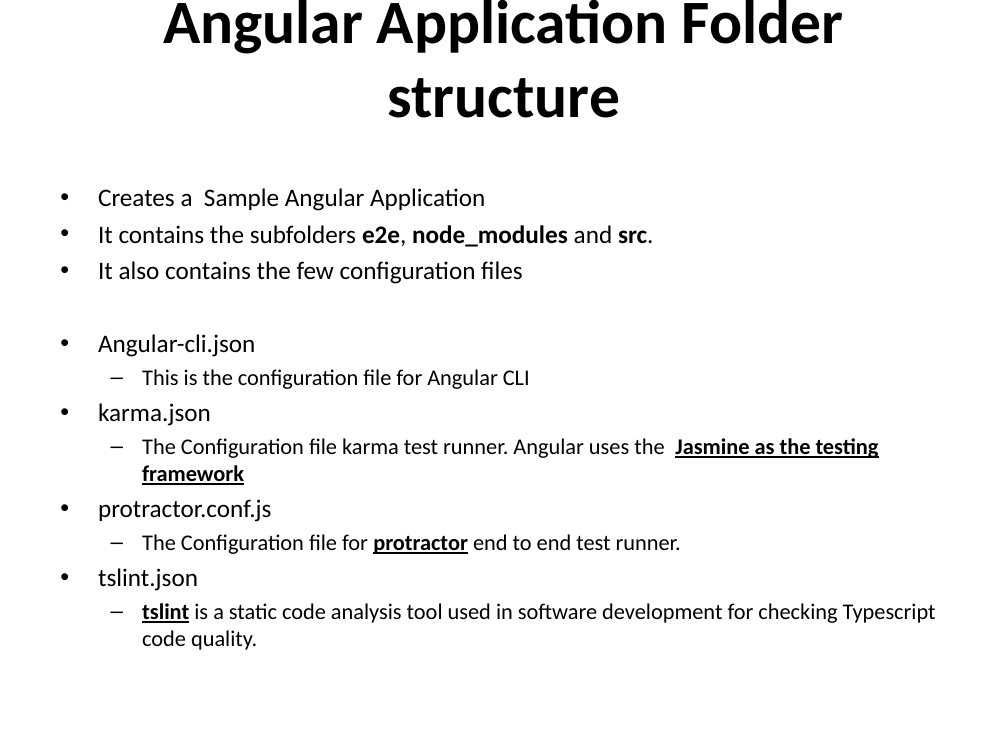
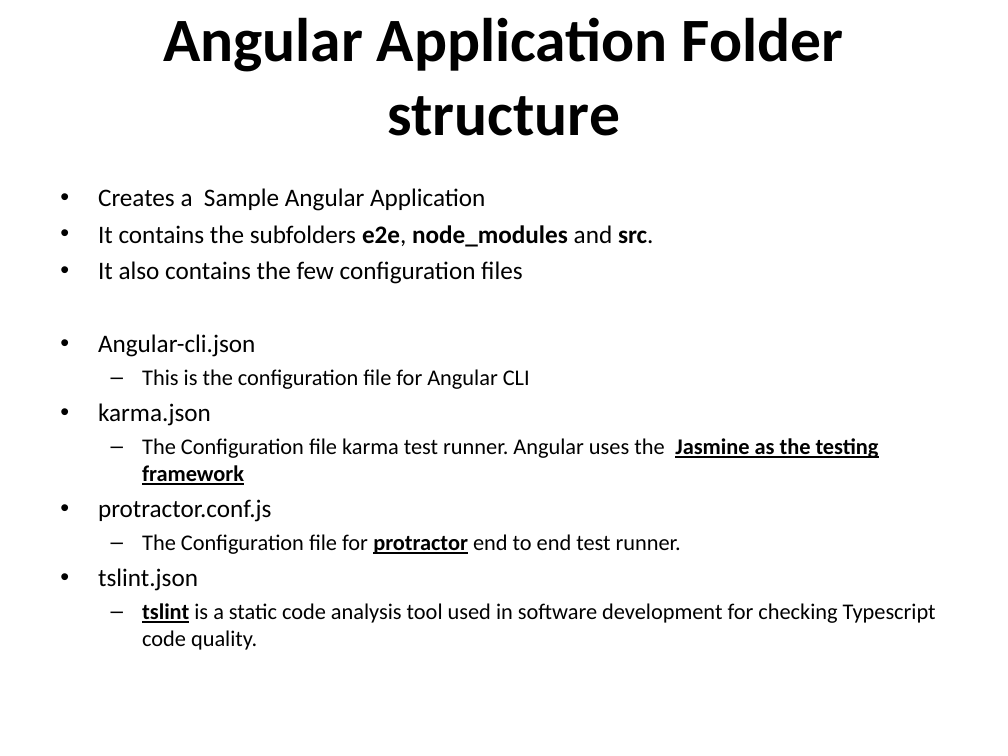
Before and after one commit to vishnumvn/AngularJS_Tut, a slide deck: slide 152 of Materials/Angular_Module01.ppt. Drawn at 1008x756 pixels with LibreOffice and Linux fonts; fonts in the diff are those of the drawing. Boxes give left, top, right and bottom in pixels: in the first picture for what was removed or moved away, otherwise in the second. Text is boxed around its words. In the diff, an @@ line names an element or a change of style, - is before the commit and + after.

Commit message:
first angular app

```diff
--- a/Materials/Angular_Module01.ppt
+++ b/Materials/Angular_Module01.ppt
@@ title "Angular Application Folder structure": place and size @@
-title "Angular Application Folder structure" at <box>163,0,844,118</box>
+title "Angular Application Folder structure" at <box>163,17,844,136</box>
```
Also in this commit, not shown: 6 other slides changed, 32 other files.
